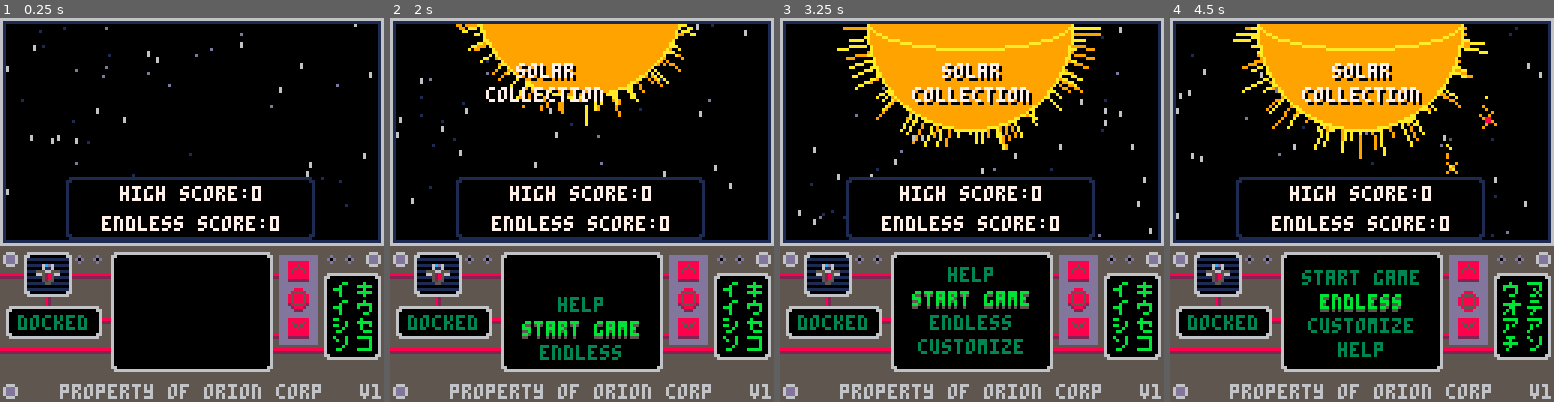
Above: before the commit, frames 1-4 (left to right).
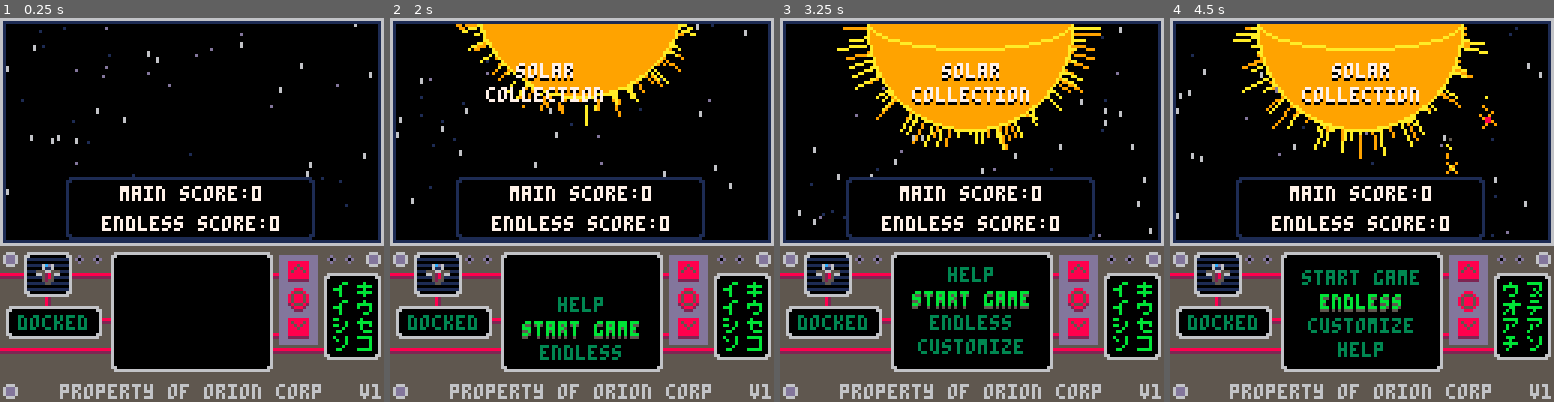
Above: after the commit, the same moments.

Repository: jacobneal65/drop-p8
Game: PICO-8 cartridge drop.p8
Two runs of this game, one before a commit and one after it. Both use one fixed random seed, a clock stepped at 60 frames per second and the inputs below.
Inputs:
- Up to frame 1 (0.25 s): no input
- Up to frame 2 (2 s): tap X (X key) at 0.33, 1.07, 1.85 s; tap O (Z key) at 0.7, 1.7 s; hold Right from 1.6 s (still down)
- Up to frame 3 (3.25 s): release Right at 2.1 s; tap O (Z key) at 2.1, 2.5, 2.9 s; hold Up 2.15-2.42 s; hold Right 2.47-3.03 s; tap X (X key) at 2.97 s; hold Left from 3.08 s (still down)
- Up to frame 4 (4.5 s): tap O (Z key) at 3.3, 3.7, 4.1 s; release Left at 3.58 s; hold Down 3.63-3.97 s; hold Right from 4.02 s (still down); tap X (X key) at 4.08 s

The runs differ from the first frame. In frame 1, 0.1% of the frame differs, in the area x 32-43%, y 43-48%; in frame 2, 0.6%; in frame 3, 0.8%, in the area x 32-66%, y 12-48%; in frame 4, 0.8%.

Commit message:
simple gameover

Diff:
--- a/drop.p8
+++ b/drop.p8
@@ -129,12 +129,12 @@
 end
 
 function init_menu()
+	level=4
+	wave=7
 	music(16,100)
 	in_menu=true
 	sun_off=-140
 	perfect=true
-	level=1
-	wave=1
 	p_x,p_y=64,100
 	mult,mult_up=1,0
 	temp_points=0
@@ -307,7 +307,7 @@
 	sg_tmr=0
 	s_stat="launch"
 	s_clr=2
-	fuel=10--red tank
+	fuel=fuel_mx--red tank
 	_upd=upd_start_game
 	init_circfade()
 end
@@ -353,11 +353,11 @@
 	drw_fruit()
 	draw_sun(intro_sun)
 	local q = {"solar","collection"}
-	oprint(q[1],hcenter(q[1])+sun_off+60,15,7,0)
-	oprint(q[2],hcenter(q[2])+sun_off+60,23,7,0)
+	lprint(q[1],hcenter(q[1])+sun_off+60,15,7,0)
+	lprint(q[2],hcenter(q[2])+sun_off+60,23,7,0)
 		--high score
 		roundrect(22,53,83,21,1,0)
-		hc="high score:"..high_score
+		hc="main score:"..high_score
 		print(hc,hcenter(hc),56,7)
 		ec="endless score:"..endless_score
 		print(ec,hcenter(ec),66,7)
@@ -908,13 +908,8 @@
 			fruit_chain=0
 			--no more waves in level
 			if wave > #levels[level] then
-				if level==#levels then
-					--gameover
-					debug[1]="game over"
-				else
-					wave=1
-					_upd=init_eol--end of lvl
-				end
+				wave=1
+				_upd=init_eol--end of lvl
 			else
 				init_fruit_wave()
 			end
@@ -1116,6 +1111,9 @@
 	fl_off=-20
 	sun_off=140
 	gen_tmr=0
+
+	end_draw=false
+
 	_upd=upd_eol
 	_drw=drw_eol
 end
@@ -1223,8 +1221,21 @@
 		if p_y==30 then
 			level+=1
 			d_plyr=blank
-			e_state =7
-			gen_tmr=0
+			if level > #levels then
+				if perfect then
+					medal=true
+				end
+				level-=1
+				music(24,1000)
+				high_score=points
+			 end_draw=true
+			 w_off=-40
+				_upd=game_end
+			else
+				e_state =7
+				gen_tmr=0
+		end
+
 		end
 	end
 	if e_state == 7 then
@@ -1287,22 +1298,12 @@
 		end
 	end
 	if e_state==13 then
-		if level <= #levels then
 			_upd=upd_level
 			_drw=drw_level
 			fuel_mask_r=fuel_mask_mx
 			init_fruitlet()
 			init_fruit_wave()
-
-		else
-			debug[1]="no more levels"
-			if perfect then
-				medal=true
-				--ship teleports out
-			end
-		end
-	end
-
+	end
 end
 
 function init_plerp()
@@ -1335,6 +1336,7 @@
 	draw_mothership()
 	drw_points()
 	draw_warp()
+	if (end_draw) draw_end()
 end
 
 function drw_eol_mask()
@@ -1393,6 +1395,27 @@
 	end
 end
 
+function game_end()
+	if btnp(🅾️) then
+		init_circfade()
+	end
+
+	if fade_dir == 1 then
+			_upd=init_menu
+	end
+end
+
+function draw_end()
+	local st=sin(time())
+	local tx={"you win!!","thanks for playing","press 🅾️ to return to menu"}
+	lprint(tx[1],hcenter(tx[1]),40+st,9,5)
+	lprint(tx[2],hcenter(tx[2]),50+st,9,5)
+	lprint(tx[3],hcenter(tx[3]),120,6,1)
+	for i = 1,#p_spr_opt do
+		spr(p_spr_opt[i],30+i*10,70)
+		spr(get_frame({5,6,7,6,5},1),30+i*10,78)
+	end
+end
 
 -->8
 --particles
Not shown, changed: the music (__music__) section of drop.p8
Not shown, changed: the sound effects (__sfx__) section of drop.p8
